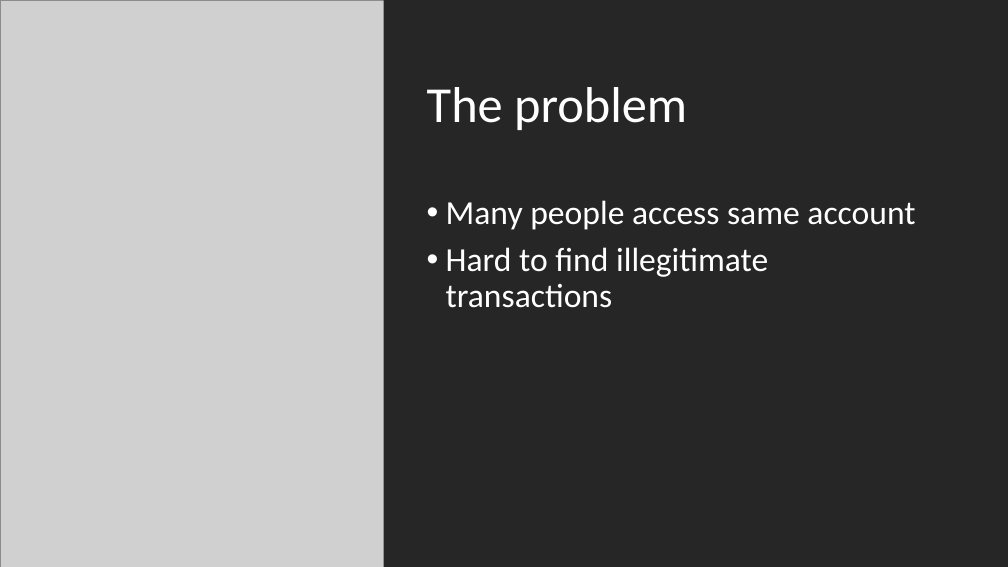
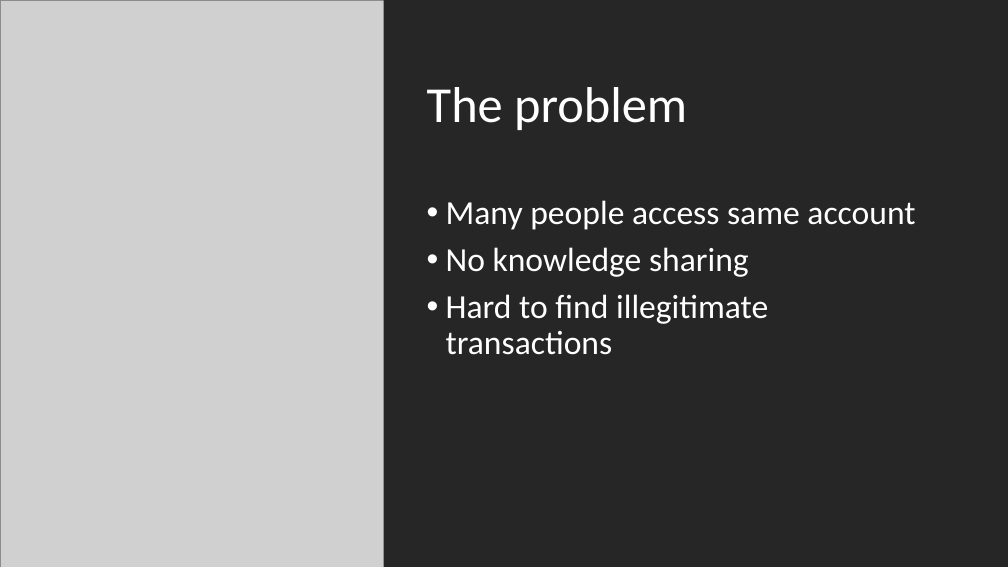
Before and after one commit to klausondrag/janus, a slide deck: slide 3 of presentation/Janus.pptx. Drawn at 1008x567 pixels with LibreOffice and Linux fonts; fonts in the diff are those of the drawing; grey boxes stand for pictures. Boxes give left, top, right and bottom in pixels: in the first picture for what was removed or moved away, otherwise in the second. Text is boxed around its words. In the diff, an @@ line names an element or a change of style, - is before the commit and + after.

Commit message:
Adds knowledge sharing to presentation

```diff
--- a/presentation/Janus.pptx
+++ b/presentation/Janus.pptx
@@ text at (446, 247, 749, 277): paragraph added @@
+• No knowledge sharing
```
Also in this commit, not shown: 2 other slides changed, 1 other file.
